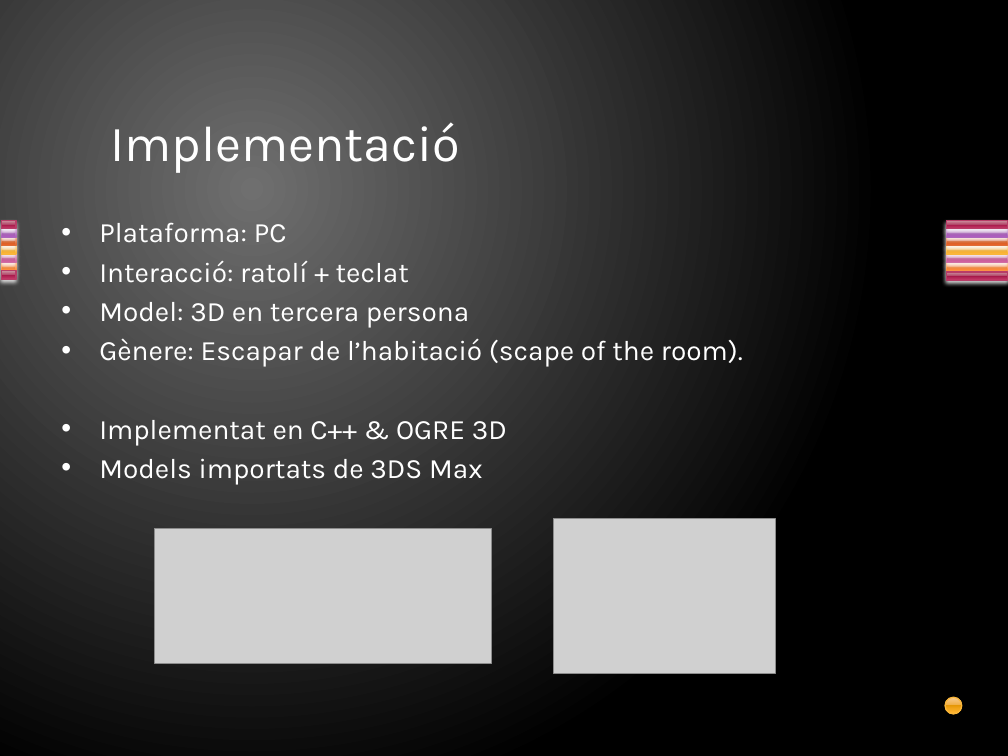
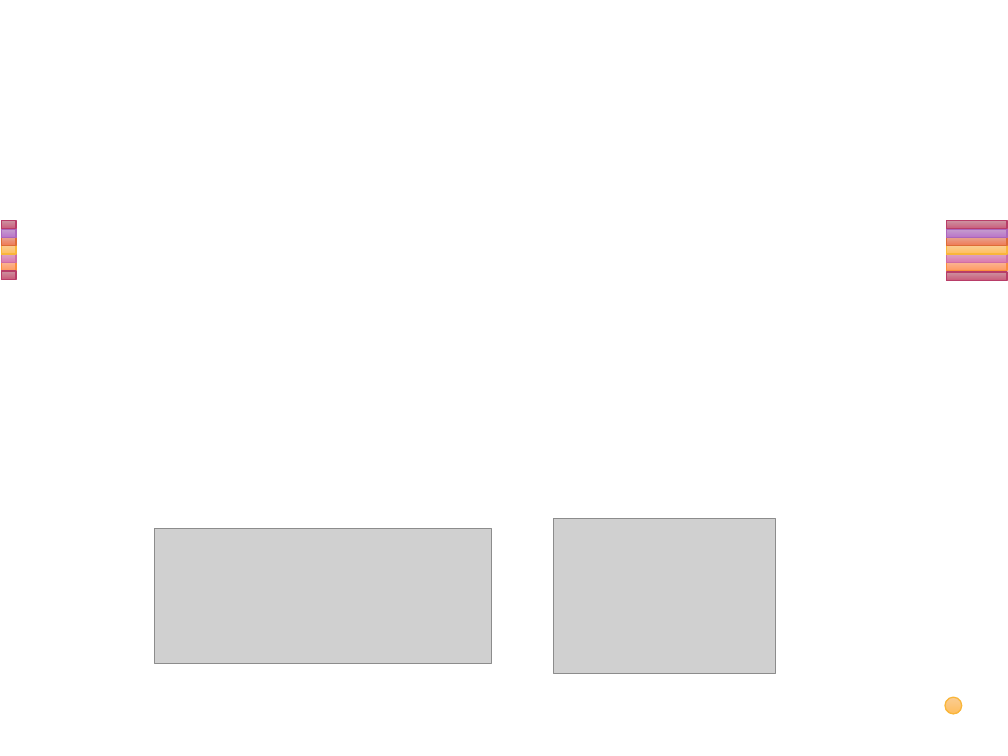
Before and after one commit to josenavas/ale-vj-qt2011, a slide deck: slide 2 of game/docs/Scape.pptx. Drawn at 1008x756 pixels with LibreOffice and Linux fonts; fonts in the diff are those of the drawing; grey boxes stand for pictures. Boxes give left, top, right and bottom in pixels: in the first picture for what was removed or moved away, otherwise in the second. Text is boxed around its words. In the diff, an @@ line names an element or a change of style, - is before the commit and + after.

```diff
--- a/game/docs/Scape.pptx
+++ b/game/docs/Scape.pptx
@@ background gradient #707070 to #000000 to #FFFFFF @@
@@ title removed at (111, 123, 460, 173) @@
-Implementació
@@ rectangle at (1, 237, 16, 245): fill gradient #E7A493 to #D66B42 to #CC4809 to #E9642C to #F07B55 to gradient #E7A492 to #EF7A55; outline #DE6C36 0.9 pt to #DE6C36 0.91 pt; shadow off @@
@@ rectangle at (1, 229, 16, 237): fill gradient #C6A2D0 to #A666B4 to #8F3EA1 to #AD5DBF to #BA76CA to gradient #C6A1CF to #BA76C9; outline #AC66BB 0.9 pt to #AC66BB 0.91 pt; shadow off @@
@@ text removed at (99, 223, 743, 485) @@
-• Plataforma: PC
-• Interacció: ratolí + teclat
-• Model: 3D en tercera persona
-• Gènere: Escapar de l’habitació (scape of the room).
-• Implementat en C++ & OGRE 3D
-• Models importats de 3DS Max
@@ rectangle at (947, 237, 1007, 245): fill gradient #E7A493 to #D66B42 to #CC4809 to #E9642C to #F07B55 to gradient #E7A492 to #EF7A55; outline #DE6C36 0.9 pt to #DE6C36 0.91 pt; shadow off @@
@@ rectangle at (947, 229, 1007, 237): fill gradient #C6A2D0 to #A666B4 to #8F3EA1 to #AD5DBF to #BA76CA to gradient #C6A1CF to #BA76C9; outline #AC66BB 0.9 pt to #AC66BB 0.91 pt; shadow off @@
@@ rectangle at (1, 262, 16, 270): fill gradient #FBB494 to #F08745 to #E5670B to #FF8736 to #FF9961 to gradient #FBB494 to #FF9960; outline #FA8D3D 0.9 pt to #FA8D3D 0.91 pt; shadow off @@
@@ rectangle at (1, 254, 16, 262): fill gradient #DDA4C1 to #C66B9D to #B34181 to #D361A0 to #DC79AE to gradient #DCA4C1 to #DC79AE; outline #CF6DA4 0.9 pt to #CF6DA4 0.91 pt; shadow off @@
@@ rectangle at (1, 246, 16, 254): fill gradient #FBCC93 to #EFAE43 to #E59807 to #FFB432 to #FFBE5F to gradient #FACC93 to #FFBE5E; outline #F9B639 0.9 pt to #F9B639 0.91 pt; shadow off @@
@@ rectangle at (947, 262, 1007, 270): fill gradient #FBB494 to #F08745 to #E5670B to #FF8736 to #FF9961 to gradient #FBB494 to #FF9960; outline #FA8D3D 0.9 pt to #FA8D3D 0.91 pt; shadow off @@
@@ rectangle at (947, 254, 1007, 262): fill gradient #DDA4C1 to #C66B9D to #B34181 to #D361A0 to #DC79AE to gradient #DCA4C1 to #DC79AE; outline #CF6DA4 0.9 pt to #CF6DA4 0.91 pt; shadow off @@
@@ rectangle at (947, 246, 1007, 254): fill gradient #FBCC93 to #EFAE43 to #E59807 to #FFB432 to #FFBE5F to gradient #FACC93 to #FFBE5E; outline #F9B639 0.9 pt to #F9B639 0.91 pt; shadow off @@
@@ fill gradient #CE94A2 to #B34869 to #A61749 to #C13764 to #CA5D7C to gradient #CD94A2 to #CA5C7B; outline #B83D68 0.9 pt to #B83D68 0.91 pt; shadow off in 4 elements at (1, 221, 16, 229), (1, 271, 16, 279), (947, 221, 1007, 229), (947, 272, 1007, 280) @@
@@ ellipse at (946, 698, 963, 715): fill gradient #FBCC93 to #EFAE43 to #E59807 to #FFB432 to #FFBE5F to gradient #FACC93 to #FFBE5E; outline #F9B639 0.9 pt to #F9B639 0.91 pt @@
```
Also in this commit, not shown: 6 other slides changed, 1 slide added, 1 slide removed.
